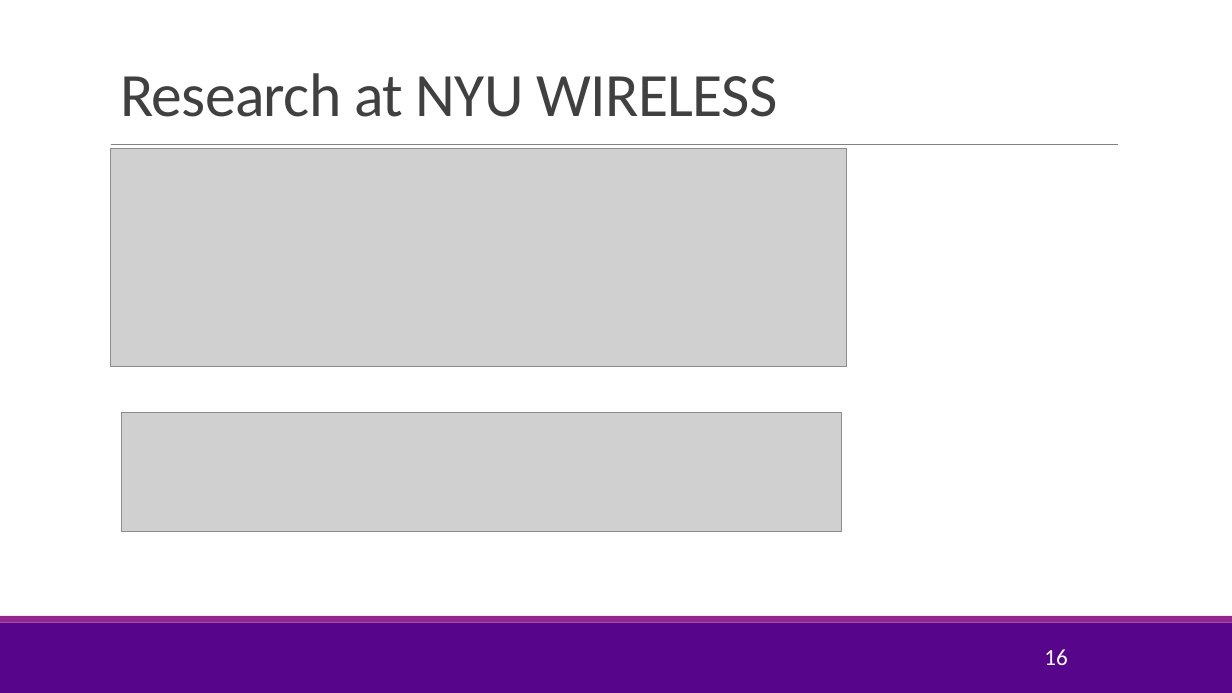
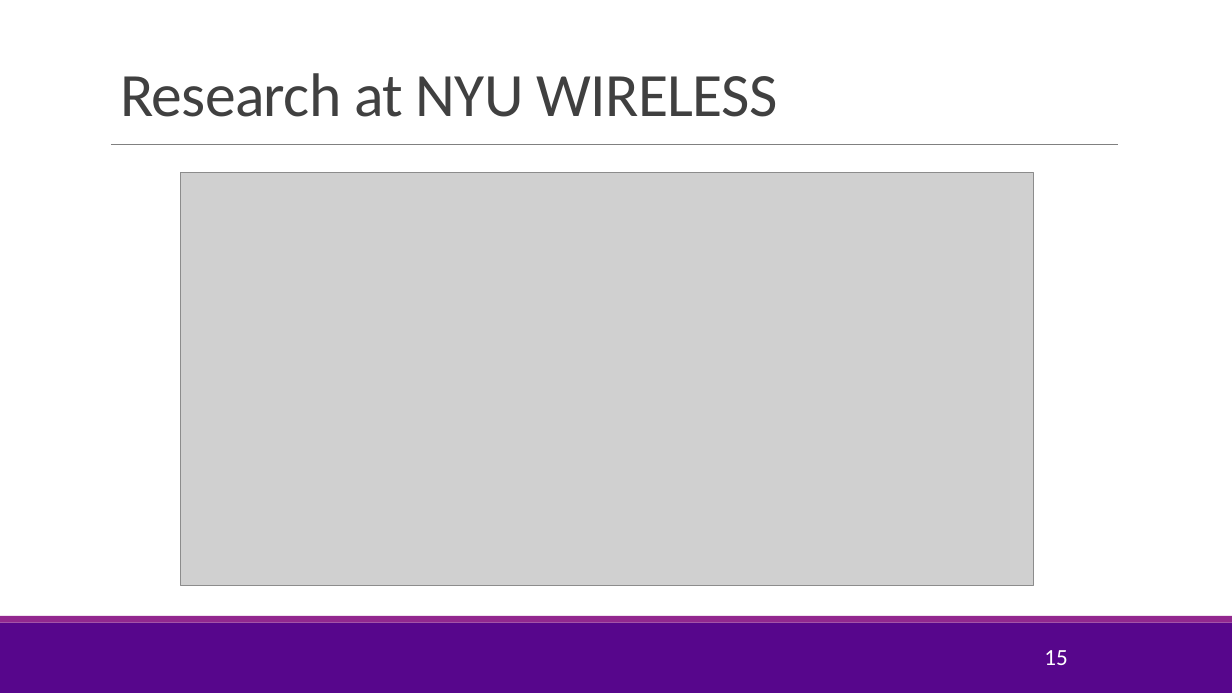
Before and after one commit to sdrangan/digitalcomm, a slide deck: slide 15 of Lectures/CourseAdmin.pptx (slide 16 before the commit). Drawn at 1232x693 pixels with LibreOffice and Linux fonts; fonts in the diff are those of the drawing; grey boxes stand for pictures; background and template pictures are left out. Boxes give left, top, right and bottom in pixels: in the first picture for what was removed or moved away, otherwise in the second. Text is boxed around its words. In the diff, an @@ line names an element or a change of style, - is before the commit and + after.

```diff
--- a/Lectures/CourseAdmin.pptx
+++ b/Lectures/CourseAdmin.pptx
@@ picture removed at <box>111,149,847,367</box> @@
@@ picture added at <box>180,173,1033,586</box> @@
@@ picture removed at <box>122,413,842,531</box> @@
@@ page number at <box>1044,650,1067,665</box>: text changed @@
-16
+15
```
Also in this commit, not shown: 2 other slides changed, 1 slide removed.
